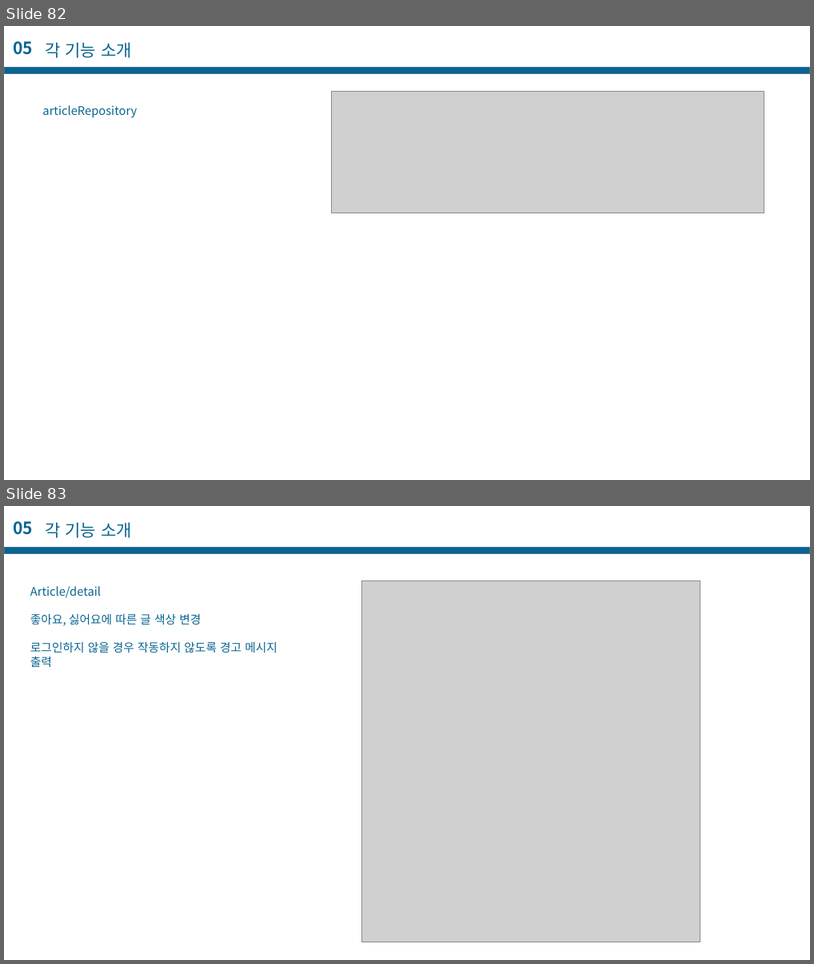
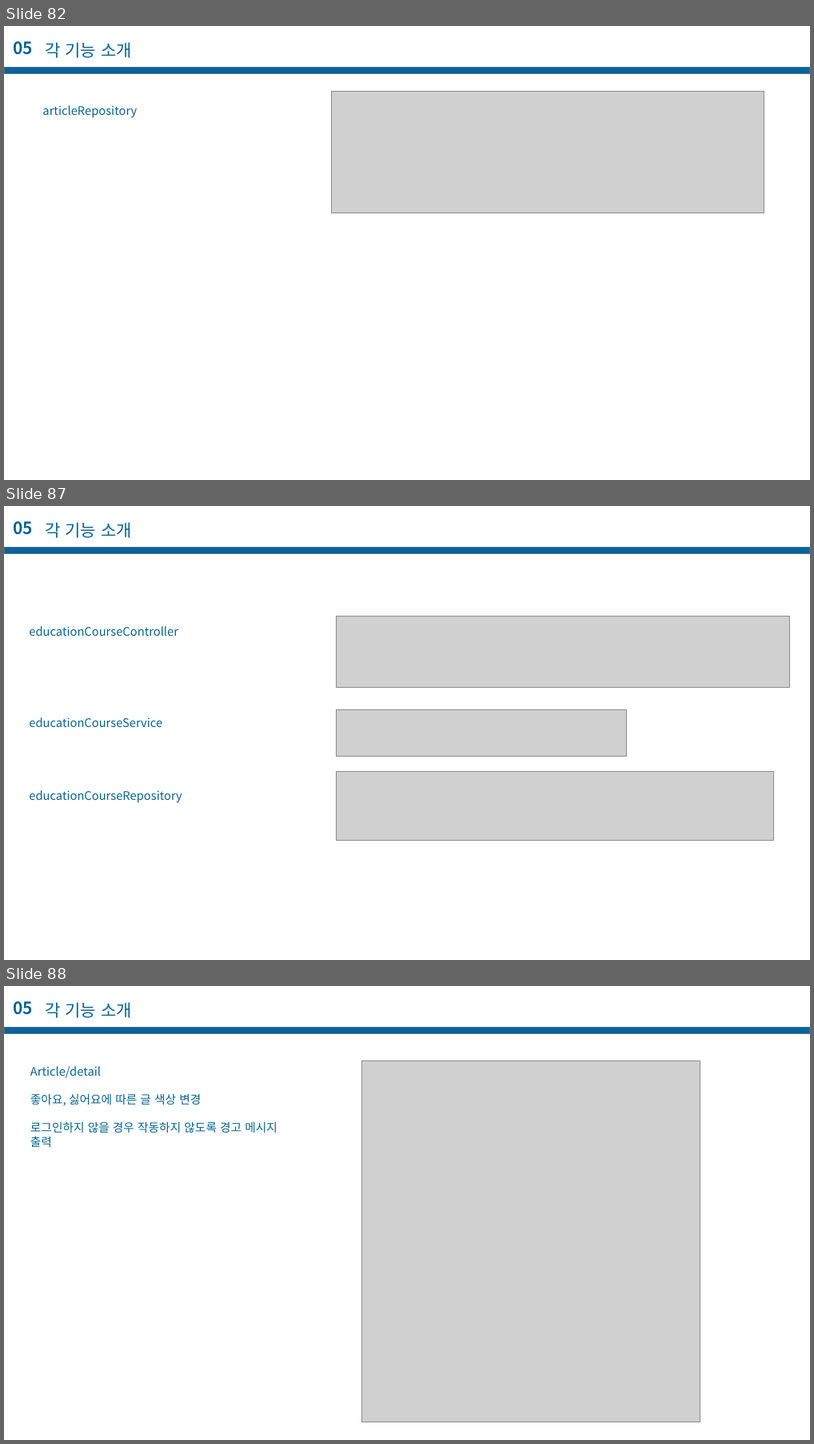
Before and after one commit to casatoo/EducationManager, a slide deck: 프로젝트 기술서.pptx. Shown one above the other, each under a label of ours: slides 82 and 83 before the commit, slides 82, 87 and 88 after it; the slides between them are not shown. The pictures are 814x964 and 814x1444 pixels, drawn with LibreOffice and Linux fonts; fonts in the diff are those of the drawing; grey boxes stand for pictures. Boxes give left, top, right and bottom in pixels: in the first picture for what was removed or moved away, otherwise in the second. Text is boxed around its words. In the diff, an @@ line names an element or a change of style, - is before the commit and + after.

```diff
--- a/프로젝트 기술서.pptx
+++ b/프로젝트 기술서.pptx
@@ slide 87 added at [4,506,810,960], background #FFFFFF @@
@@ text added at [13,521,33,535], 20 pt, text #086492, bold @@
+05
@@ text added at [45,522,132,538], 20 pt, text #086492 @@
+각 기능 소개
@@ rectangle added at [4,547,810,554], fill #086492, outline #43739E 1 pt @@
@@ picture added at [337,616,790,688] @@
@@ text added at [29,626,178,636], 14 pt, text #086492 @@
+educationCourseController
@@ text added at [29,717,162,727], 14 pt, text #086492 @@
+educationCourseService
@@ picture added at [336,709,626,756] @@
@@ text added at [29,790,182,803], 14 pt, text #086492 @@
+educationCourseRepository
@@ picture added at [337,772,774,840] @@
@@ what was slide 83 is now slide 88 @@
```
Also in this commit, not shown: 2 slides changed, 5 other slides added, 2 other files.
